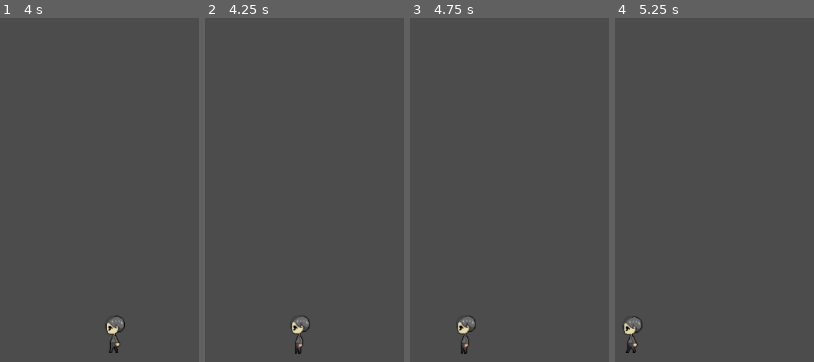
Above: before the commit, frames 1-4 (left to right).
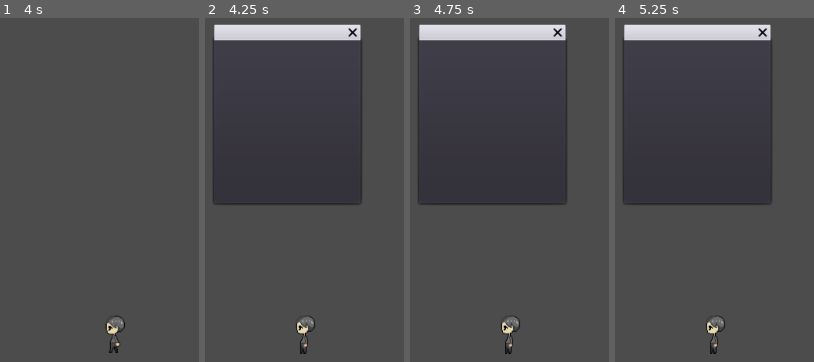
Above: after the commit, the same moments.

Repository: bkuon/Reverie
Game: Godot game, scene res://world.tscn
The game is run twice, just before and just after one commit, with the same random seed, the same clock (stepped at 60 frames per second) and the same inputs.
Inputs:
- Up to frame 1 (4 s): tap Enter at 0.5 s; hold Right (ui_right) 0.53-1.28 s; tap Z every 0.75 s from 0.6 to 3.6 s; hold Left (ui_left) 1.28-2.03 s; hold Right (ui_right) 2.03-3.53 s; hold Left (ui_left) from 3.53 s (still down)
- Up to frame 2 (4.25 s): keep holding Left (ui_left); tap X (pause, bound only after the commit) at 4.15 s
- Up to frame 3 (4.75 s): keep holding Left (ui_left); tap Z at 4.35 s
- Up to frame 4 (5.25 s): keep holding Left (ui_left); tap Z at 5.1 s

Frame 1 is identical in both runs. In frame 2, 15% of the frame differs, in the area x 4-79%, y 1-98%; in frame 3, 15%; in frame 4, 15%.

Commit message:
Working on pause menu stuff - Luna

Diff:
--- /dev/null
+++ b/Globals.gd
@@ -0,0 +1,38 @@
+extends Node
+
+# Declare member variables here. Examples:
+# var a = 2
+# var b = "text"
+const POPUP_SCENE = preload("res://pausePopup.tscn")
+const WORLD_PATH = "res://world.tscn"
+
+var popup = null
+var canvas_layer = null
+
+# Called when the node enters the scene tree for the first time.
+func _ready():
+	canvas_layer = CanvasLayer.new()
+	add_child(canvas_layer)
+
+
+func load_new_scene(new_scene_path):
+     get_tree().change_scene(new_scene_path)
+
+func _process(delta):
+	if Input.is_action_just_pressed("pause"):
+		popup_closed()
+		print("hold on")
+		popup = POPUP_SCENE.instance()
+
+		canvas_layer.add_child(popup)
+		popup.popup()
+		get_tree().paused = true
+
+
+
+func popup_closed():
+    get_tree().paused = false
+
+    if popup != null:
+        popup.queue_free()
+        popup = null
--- /dev/null
+++ b/pausePopup.gd
@@ -0,0 +1,14 @@
+extends WindowDialog
+
+# Declare member variables here. Examples:
+# var a = 2
+# var b = "text"
+
+# Called when the node enters the scene tree for the first time.
+func _ready():
+	if Input.is_action_just_pressed("pause")&& Globals.popup!=null:
+		print("If you love me let me go")
+
+# Called every frame. 'delta' is the elapsed time since the previous frame.
+#func _process(delta):
+#	pass
--- /dev/null
+++ b/pausePopup.tscn
@@ -0,0 +1,11 @@
+[gd_scene load_steps=2 format=2]
+
+[ext_resource path="res://pausePopup.gd" type="Script" id=1]
+
+[node name="pausePopup" type="WindowDialog"]
+pause_mode = 2
+margin_left = 12.2079
+margin_top = 35.8615
+margin_right = 199.208
+margin_bottom = 244.862
+script = ExtResource( 1 )
--- a/project.godot
+++ b/project.godot
@@ -19,6 +19,18 @@
 run/main_scene="res://world.tscn"
 config/icon="res://icon.png"
 
+[autoload]
+
+Globals="*res://Globals.gd"
+
+[input]
+
+pause={
+"deadzone": 0.5,
+"events": [ Object(InputEventKey,"resource_local_to_scene":false,"resource_name":"","device":0,"alt":false,"shift":false,"control":false,"meta":false,"command":false,"pressed":false,"scancode":88,"unicode":0,"echo":false,"script":null)
+ ]
+}
+
 [rendering]
 
 environment/default_environment="res://default_env.tres"
